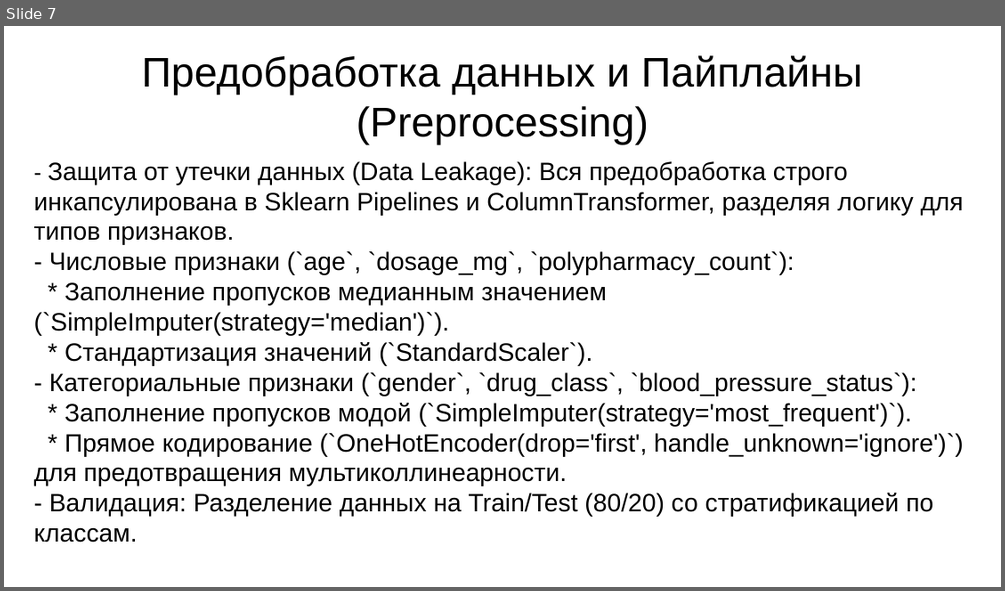
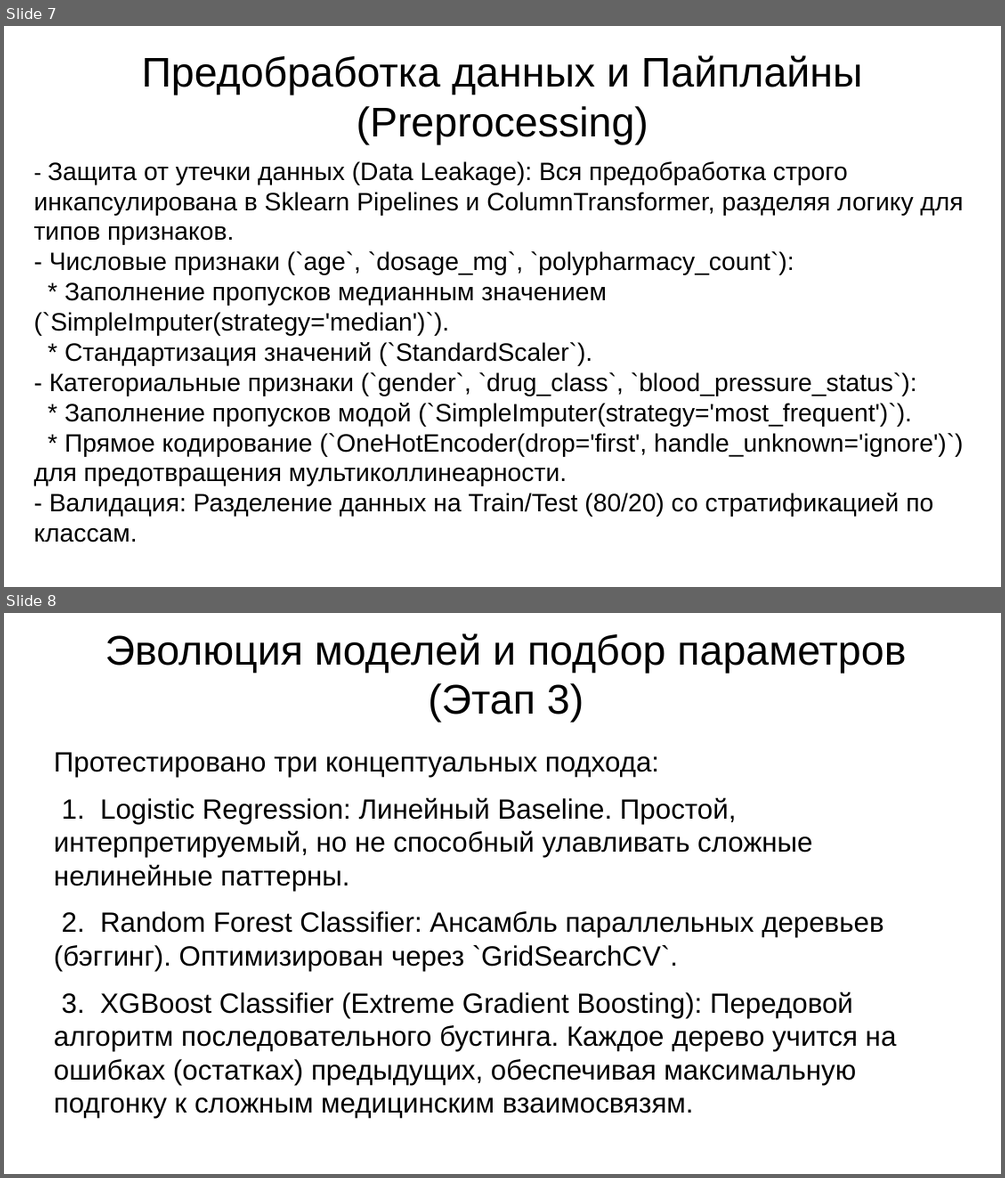
Before and after one commit to HakLuck/my-first-project, a slide deck: Презентация к проекту по DS.pptx. Shown one above the other, each under a label of ours: slide 7 before the commit, slides 7 and 8 after it. The pictures are 1005x591 and 1005x1178 pixels, drawn with LibreOffice and Linux fonts; fonts in the diff are those of the drawing; background and template pictures are left out. Boxes give left, top, right and bottom in pixels: in the first picture for what was removed or moved away, otherwise in the second. Text is boxed around its words. In the diff, an @@ line names an element or a change of style, - is before the commit and + after.

```diff
--- a/Презентация к проекту по DS.pptx
+++ b/Презентация к проекту по DS.pptx
@@ slide 8 added at <box>4,613,1001,1174</box>, background picture (left out) @@
@@ title added at <box>105,633,906,722</box>, 33 pt, text #000000 @@
+Эволюция моделей и подбор параметров (Этап 3)
@@ text added at <box>54,752,897,1085</box>, 22.2 pt, text #000000 @@
+Протестировано три концептуальных подхода:
+1. Logistic Regression: Линейный Baseline. Простой, интерпретируемый, но не способный улавливать сложные нелинейные паттерны.
+2. Random Forest Classifier: Ансамбль параллельных деревьев (бэггинг). Оптимизирован через `GridSearchCV`.
+3. XGBoost Classifier (Extreme Gradient Boosting): Передовой алгоритм последовательного бустинга. Каждое дерево учится на ошибках (остатках) предыдущих, обеспечивая максимальную подгонку к сложным медицинским взаимосвязям.
```
Also in this commit, not shown: 4 slides changed, 2 other slides added, 4 slides removed, 1 other file.
